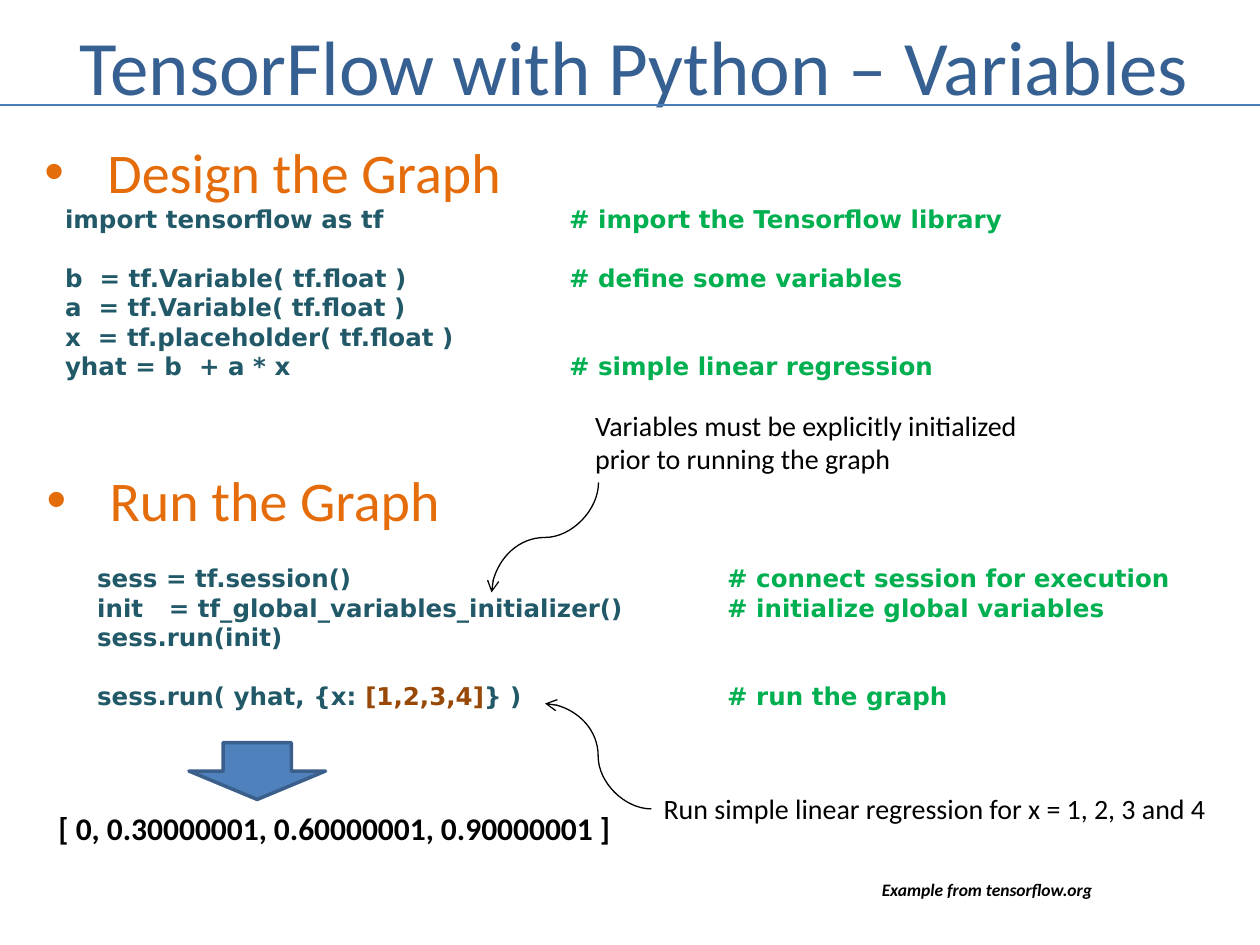
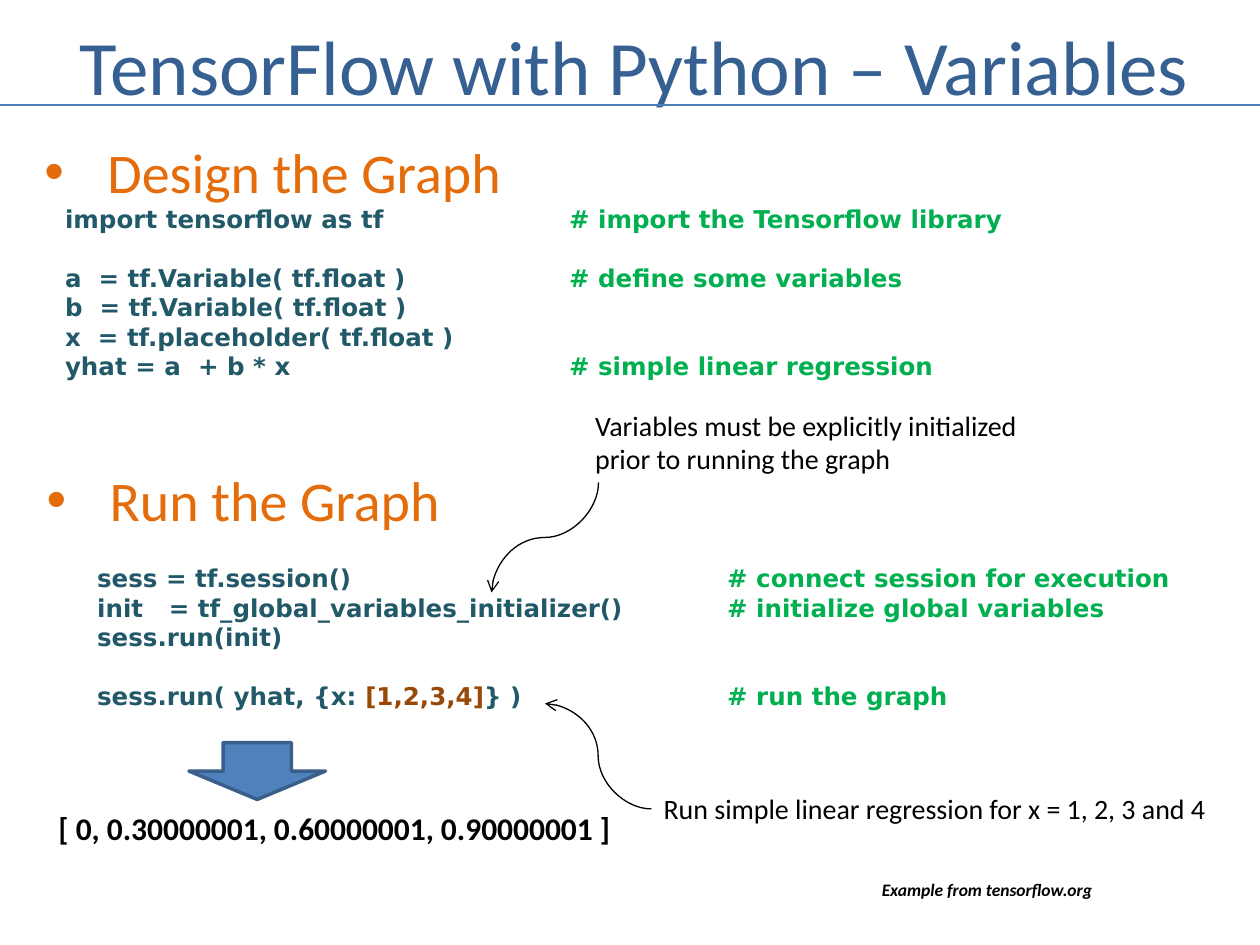
Before and after one commit to andrewferlitsch/Portland-Data-Science-Group, a slide deck: slide 16 of Presentations/ML Tensorflow Intro.pptx. Drawn at 1260x945 pixels with LibreOffice and Linux fonts; fonts in the diff are those of the drawing. Boxes give left, top, right and bottom in pixels: in the first picture for what was removed or moved away, otherwise in the second. Text is boxed around its words. In the diff, an @@ line names an element or a change of style, - is before the commit and + after.

```diff
--- a/Presentations/ML Tensorflow Intro.pptx
+++ b/Presentations/ML Tensorflow Intro.pptx
@@ text at <box>65,268,387,320</box>: text changed @@
-b = tf.Variable( tf.float ) # define some variables
-a = tf.Variable( tf.float )
+a = tf.Variable( tf.float ) # define some variables
+b = tf.Variable( tf.float )
@@ text at <box>65,356,933,381</box>: text changed @@
-yhat = b + a * x # simple linear regression
+yhat = a + b * x # simple linear regression
```
Also in this commit, not shown: 3 other files.
